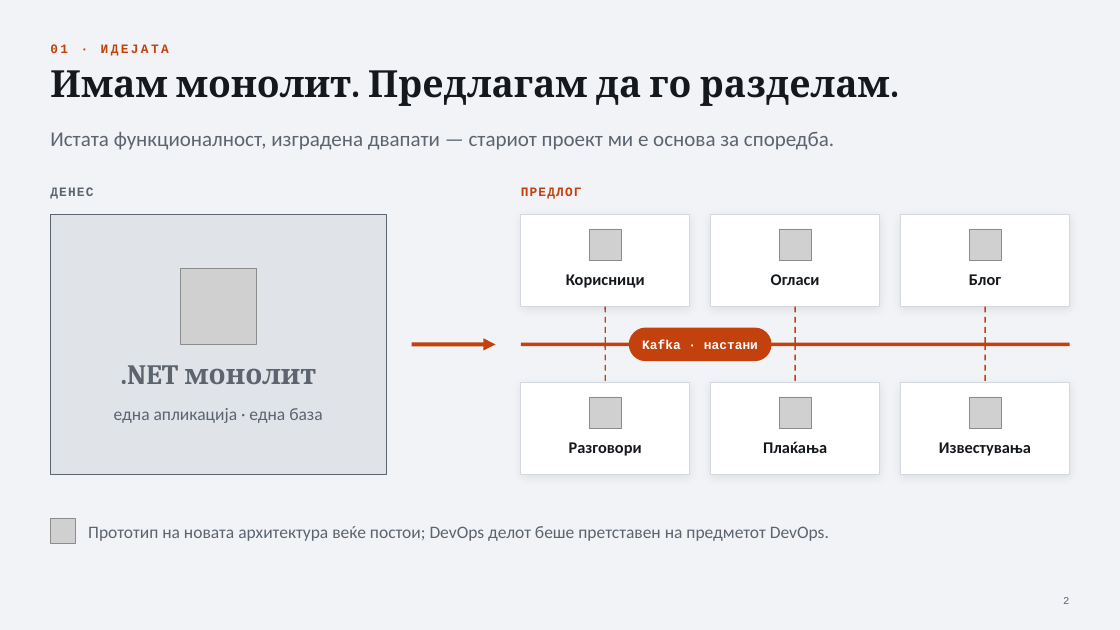
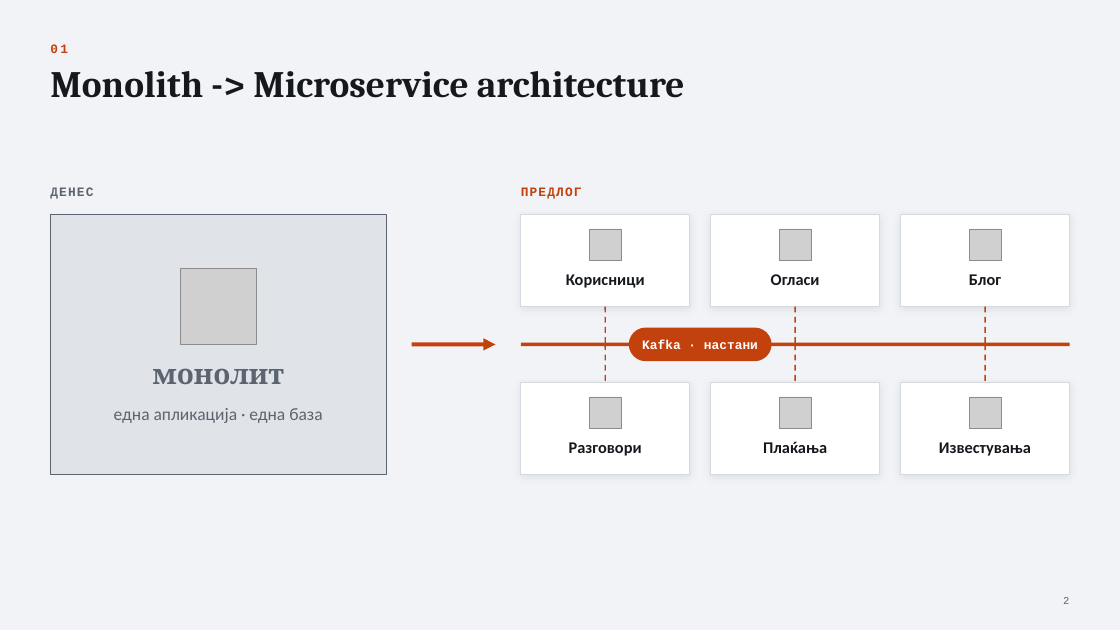
Before and after one commit to Dkostoski30/automarket2-be, a slide deck: slide 2 of docs/predlog.pptx. Drawn at 1120x630 pixels with LibreOffice and Linux fonts; fonts in the diff are those of the drawing; grey boxes stand for pictures. Boxes give left, top, right and bottom in pixels: in the first picture for what was removed or moved away, otherwise in the second. Text is boxed around its words. In the diff, an @@ line names an element or a change of style, - is before the commit and + after.

```diff
--- a/docs/predlog.pptx
+++ b/docs/predlog.pptx
@@ text at (x1=50, y1=44, x2=68, y2=53): text changed @@
-01 · ИДЕЈАТА
+01
@@ title at (x1=50, y1=71, x2=685, y2=98): text changed @@
-Имам монолит. Предлагам да го разделам.
+Monolith -> Microservice architecture
@@ text removed at (x1=50, y1=132, x2=834, y2=150) @@
-Истата функционалност, изградена двапати — стариот проект ми е основа за споредба.
@@ text at (x1=153, y1=368, x2=285, y2=384): text changed @@
-.NET монолит
+монолит
@@ picture removed at (x1=50, y1=518, x2=76, y2=544) @@
@@ text removed at (x1=88, y1=526, x2=829, y2=541) @@
-Прототип на новата архитектура веќе постои; DevOps делот беше претставен на предметот DevOps.
```
Also in this commit, not shown: 3 other slides changed.
